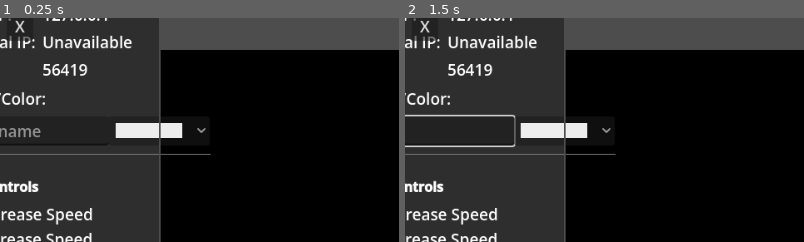
Above: before the commit, frames 1-2 (left to right).
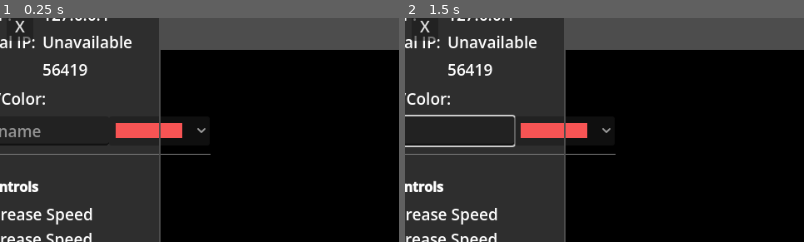
Above: after the commit, the same moments.

Repository: zabuuq/space-game
Game: Godot game, scene res://main.tscn
The game is run twice, just before and just after one commit, with the same random seed, the same clock (stepped at 60 frames per second) and the same inputs.
Inputs (mouse positions are % of the whole screen's width and height, from its top left):
- Up to frame 1 (0.25 s): no input
- Up to frame 2 (1.5 s): click (4, 28) at 0.52 s; type "Alex" at 0.6 s; click (20, 28) at 1.25 s
The pictures show only the part of the screen within x 0-50%, y 3-53%; the shares and areas given below are measured in that part.

The runs differ from the first frame. In frame 1, 1.1% of the frame differs, in the area x 28-46%, y 46-54%; in frame 2, 1.1%.

Commit message:
Unified team ship colors and reserved observer color

Diff:
--- a/scripts/main.gd
+++ b/scripts/main.gd
@@ -17,8 +17,8 @@
 const CONNECTING_DOT_STEP_SECONDS := 0.25
 const CONNECT_RETRY_DELAY_SECONDS := 0.35
 const DEFAULT_PEER_TEXT_COLOR := "ffffff"
+const OBSERVER_COLOR := Color(0.93, 0.93, 0.93)
 const PLAYER_COLORS: Array[Color] = [
-	Color(0.93, 0.93, 0.93), # white
 	Color(0.97, 0.33, 0.33), # red
 	Color(0.20, 0.63, 0.98), # blue
 	Color(0.30, 0.84, 0.39), # green
@@ -290,7 +290,7 @@
 func _get_ship_color_for_peer(peer_id: int) -> Color:
 	var color_index: int = peer_roster.get_peer_color_index(peer_id)
 	if color_index < 0 or color_index >= PLAYER_COLORS.size():
-		return Color.WHITE
+		return OBSERVER_COLOR
 	return PLAYER_COLORS[color_index]
 
 func _initialize_host_roster() -> void:
@@ -416,9 +416,12 @@
 		score_label.add_theme_font_size_override("font_size", list_font_size)
 
 		var text_color := Color.html("#%s" % DEFAULT_PEER_TEXT_COLOR)
-		var color_index: int = peer_roster.get_peer_color_index(peer_id)
-		if color_index >= 0 and color_index < PLAYER_COLORS.size():
-			text_color = PLAYER_COLORS[color_index]
+		if observer_queue.has(peer_id):
+			text_color = OBSERVER_COLOR
+		else:
+			var color_index: int = peer_roster.get_peer_color_index(peer_id)
+			if color_index >= 0 and color_index < PLAYER_COLORS.size():
+				text_color = PLAYER_COLORS[color_index]
 
 		var score_value: int = scoring_manager.get_peer_score(peer_id)
 		score_label.text = str(score_value)
@@ -545,12 +548,15 @@
 	if pilot_ship != null:
 		pilot_ship.turret_operator_id = sender_id
 		pilot_ship.turret_visible = true
-		pilot_ship.turret_color = _get_ship_color_for_peer(sender_id)
+		pilot_ship.turret_color = _get_ship_color_for_peer(pilot_id)
 		_set_damage_immunity_for_peer(pilot_id)
 		pilot_ship.is_immune = true
 
+	# Inherit pilot's color
+	var pilot_color_index: int = peer_roster.get_peer_color_index(pilot_id)
+	peer_roster.set_peer_color_index(sender_id, pilot_color_index)
+	_broadcast_peer_roster()
 	_broadcast_team_roster()
-
 @rpc("any_peer", "call_local", "reliable")
 func request_leave_team() -> void:
 	if not multiplayer.is_server():
@@ -601,6 +607,11 @@
 		# Respawn operator or make observer
 		_assign_peer_role(operator_id)
 
+		# Assign next available color
+		var new_color_index: int = peer_roster.find_first_available_color(PLAYER_COLORS.size(), operator_id)
+		peer_roster.set_peer_color_index(operator_id, new_color_index)
+		_broadcast_peer_roster()
+
 func _broadcast_team_roster() -> void:
 	if not multiplayer.is_server():
 		return
@@ -630,7 +641,13 @@
 
 	if multiplayer.is_server():
 		var host_id: int = multiplayer.get_unique_id()
-		var resolved_color_index := _resolve_color_for_peer(host_id, local_preferred_color_index)
+
+		var effective_color_index := local_preferred_color_index
+		if pilot_by_turret_operator_id.has(host_id):
+			var pilot_id: int = pilot_by_turret_operator_id[host_id]
+			effective_color_index = peer_roster.get_peer_color_index(pilot_id)
+
+		var resolved_color_index := _resolve_color_for_peer(host_id, effective_color_index)
 		_set_local_color_index(resolved_color_index)
 		peer_roster.upsert_peer(
 			host_id,
@@ -642,6 +659,12 @@
 		scoring_manager.bind_peer_score(host_id, peer_roster.get_peer_identity_key(host_id))
 		peer_roster.ensure_peer_in_order(host_id)
 		_update_ship_color(host_id)
+
+		if turret_operator_by_pilot_id.has(host_id):
+			var operator_id: int = turret_operator_by_pilot_id[host_id]
+			peer_roster.set_peer_color_index(operator_id, resolved_color_index)
+			_update_ship_color(operator_id)
+
 		_broadcast_peer_roster()
 	else:
 		submit_peer_info.rpc_id(
--- a/scripts/peer_roster_service.gd
+++ b/scripts/peer_roster_service.gd
@@ -44,6 +44,10 @@
 func ensure_peer_in_order(peer_id: int) -> void:
 	if not peer_order.has(peer_id):
 		peer_order.append(peer_id)
+
+func set_peer_color_index(peer_id: int, color_index: int) -> void:
+	if peer_info_by_id.has(peer_id):
+		peer_info_by_id[peer_id]["color_index"] = color_index
 
 func upsert_peer(
 	peer_id: int,
Not shown, changed: TASKS.md
